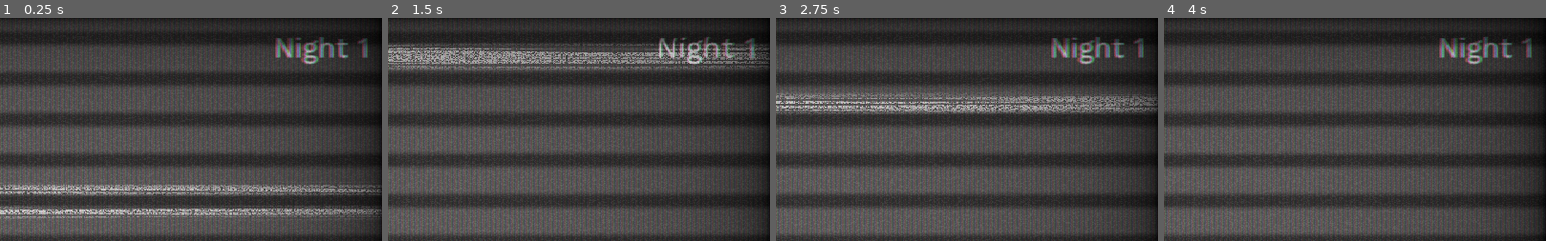
Above: before the commit, frames 1-4 (left to right).
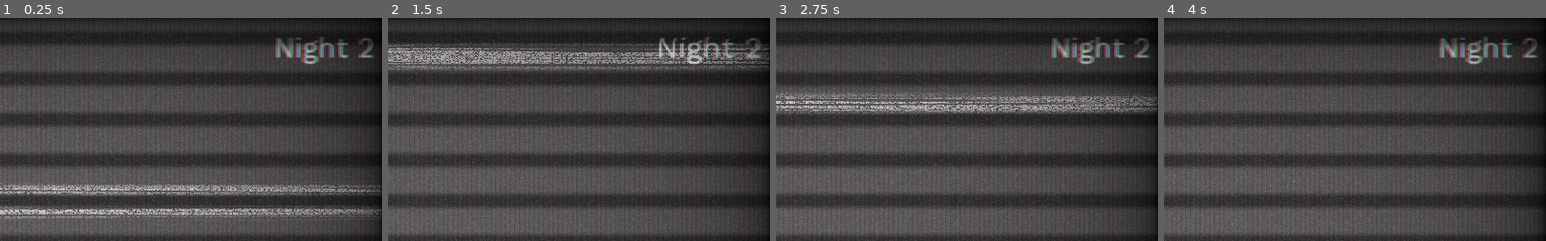
Above: after the commit, the same moments.

Repository: unhappystaek/Five-nights-at-REDACTED-s
Game: Godot game, scene res://scenes/actuall_scenes/Menu.tscn
Same seed, same stepped clock (60 frames per second), same inputs: the game is played once before the commit and once after it.
Inputs:
- Up to frame 1 (0.25 s): no input
- Up to frame 2 (1.5 s): click "New Game" at 0.5 s; click "New Game" at 1.25 s
- Up to frame 3 (2.75 s): click "Continue" at 2 s
- Up to frame 4 (4 s): click "Continue" at 2.75 s; click "New Game" at 3.5 s
The pictures show only the part of the screen within x 50-100%, y 0-50%; the shares and areas given below are measured in that part.

The runs differ from the first frame. In frame 1, 0.2% of the frame differs, in the area x 93-98%, y 8-18%; in frame 2, 0.2%; in frame 3, 0.2%; in frame 4, 0.2%.

Commit message:
starting office

Diff:
--- /dev/null
+++ b/scenes/actuall_scenes/Office.tscn
@@ -0,0 +1,139 @@
+[gd_scene load_steps=18 format=2]
+
+[ext_resource path="res://textures/office/walls/Concrete030_1K_Color.jpg" type="Texture" id=1]
+[ext_resource path="res://textures/office/Metal/Metal038_1K_Color.jpg" type="Texture" id=2]
+
+[sub_resource type="Environment" id=3]
+
+[sub_resource type="SpatialMaterial" id=5]
+albedo_texture = ExtResource( 1 )
+
+[sub_resource type="PlaneMesh" id=2]
+material = SubResource( 5 )
+size = Vector2( 6, 3 )
+
+[sub_resource type="SpatialMaterial" id=6]
+albedo_texture = ExtResource( 1 )
+
+[sub_resource type="SpatialMaterial" id=7]
+albedo_texture = ExtResource( 1 )
+
+[sub_resource type="PlaneMesh" id=4]
+material = SubResource( 7 )
+size = Vector2( 2, 3 )
+
+[sub_resource type="SpatialMaterial" id=8]
+albedo_texture = ExtResource( 1 )
+
+[sub_resource type="PlaneMesh" id=1]
+material = SubResource( 8 )
+size = Vector2( 6, 6 )
+
+[sub_resource type="SpatialMaterial" id=9]
+albedo_texture = ExtResource( 1 )
+
+[sub_resource type="SpatialMaterial" id=10]
+albedo_texture = ExtResource( 1 )
+
+[sub_resource type="SpatialMaterial" id=11]
+albedo_texture = ExtResource( 1 )
+
+[sub_resource type="SpatialMaterial" id=12]
+albedo_texture = ExtResource( 1 )
+
+[sub_resource type="SpatialMaterial" id=13]
+albedo_texture = ExtResource( 2 )
+
+[sub_resource type="PlaneMesh" id=14]
+
+[sub_resource type="SpatialMaterial" id=15]
+
+[node name="Office" type="Spatial"]
+
+[node name="Room" type="Spatial" parent="."]
+
+[node name="Camera" type="Camera" parent="Room"]
+transform = Transform( 1, 0, 0, 0, 0.978148, 0.207912, 0, -0.207912, 0.978148, 0, 2.13776, 2.37259 )
+environment = SubResource( 3 )
+fov = 60.0
+far = 20.0
+
+[node name="OmniLight" type="OmniLight" parent="Room"]
+transform = Transform( 1, 0, 0, 0, 1, 0, 0, 0, 1, 0, 1.70244, -0.328638 )
+light_color = Color( 1, 0.94902, 0.835294, 1 )
+light_energy = 0.5
+light_bake_mode = 2
+shadow_enabled = true
+
+[node name="walls" type="Spatial" parent="Room"]
+
+[node name="Wall1" type="MeshInstance" parent="Room/walls"]
+transform = Transform( 1, 0, 0, 0, -4.37114e-08, -1, 0, 1, -4.37114e-08, 0, 1.5, -3 )
+mesh = SubResource( 2 )
+skeleton = NodePath("../..")
+
+[node name="Wall3" type="MeshInstance" parent="Room/walls"]
+transform = Transform( -1, 8.74228e-08, 0, 3.82137e-15, 4.37114e-08, -1, -8.74228e-08, -1, -4.37114e-08, 0, 1.5, 3 )
+mesh = SubResource( 2 )
+skeleton = NodePath("../..")
+material/0 = SubResource( 6 )
+
+[node name="Wall4" type="MeshInstance" parent="Room/walls"]
+transform = Transform( -4.37114e-08, 1, -4.37114e-08, 0, -4.37114e-08, -1, -1, -4.37114e-08, 1.91069e-15, -3, 1.5, 2 )
+mesh = SubResource( 4 )
+skeleton = NodePath("../..")
+
+[node name="Wall5" type="MeshInstance" parent="Room/walls"]
+transform = Transform( -4.37114e-08, 1, -4.37114e-08, 0, -4.37114e-08, -1, -1, -4.37114e-08, 1.91069e-15, -3, 1.5, -2 )
+mesh = SubResource( 4 )
+skeleton = NodePath("../..")
+
+[node name="Wall6" type="MeshInstance" parent="Room/walls"]
+transform = Transform( -4.37114e-08, -1, 4.37114e-08, 0, -4.37114e-08, -1, 1, -4.37114e-08, 1.91069e-15, 3, 1.5, -2 )
+mesh = SubResource( 4 )
+skeleton = NodePath("../..")
+
+[node name="Wall7" type="MeshInstance" parent="Room/walls"]
+transform = Transform( -4.37114e-08, -1, 4.37114e-08, 0, -4.37114e-08, -1, 1, -4.37114e-08, 1.91069e-15, 3, 1.5, 2 )
+mesh = SubResource( 4 )
+skeleton = NodePath("../..")
+
+[node name="Floor" type="MeshInstance" parent="Room/walls"]
+mesh = SubResource( 1 )
+skeleton = NodePath("../..")
+
+[node name="Ceiling" type="MeshInstance" parent="Room/walls"]
+transform = Transform( -1, 8.74228e-08, 0, -8.74228e-08, -1, 0, 0, 0, 1, 0, 3, 0 )
+mesh = SubResource( 1 )
+skeleton = NodePath("../..")
+
+[node name="Door_left" type="Spatial" parent="Room"]
+
+[node name="Doorframe" type="Spatial" parent="Room/Door_left"]
+
+[node name="frame_bottom" type="CSGBox" parent="Room/Door_left/Doorframe"]
+transform = Transform( 0.1, 0, 0, 0, 0.1, 0, 0, 0, 1, -3.1, -0.1, 0 )
+material = SubResource( 9 )
+
+[node name="frame_left" type="CSGBox" parent="Room/Door_left/Doorframe"]
+transform = Transform( 0.1, 0, 0, 0, 1.5, 0, 0, 0, 0.1, -3.1, 1.5, 1.1 )
+material = SubResource( 10 )
+
+[node name="frame_right" type="CSGBox" parent="Room/Door_left/Doorframe"]
+transform = Transform( 0.1, 0, 0, 0, 1.5, 0, 0, 0, 0.1, -3.1, 1.5, -1.1 )
+material = SubResource( 11 )
+
+[node name="frame_top" type="CSGBox" parent="Room/Door_left/Doorframe"]
+transform = Transform( 0.1, 0, 0, 0, 0.1, 0, 0, 0, 1, -3.1, 3.1, 0 )
+material = SubResource( 12 )
+
+[node name="actuall_door_main" type="Spatial" parent="Room/Door_left"]
+
+[node name="actuall_door" type="CSGBox" parent="Room/Door_left/actuall_door_main"]
+transform = Transform( 0.1, 0, 0, 0, 1.5, 0, 0, 0, 1, -3.3, 1.5, 0 )
+material = SubResource( 13 )
+
+[node name="MeshInstance" type="MeshInstance" parent="Room/Door_left/actuall_door_main"]
+transform = Transform( -8.74228e-09, 1, 0, -0.2, -4.37114e-08, 0, 0, 0, 1, -3.199, 1, 0 )
+mesh = SubResource( 14 )
+material/0 = SubResource( 15 )
--- a/scripts/Menu.gd
+++ b/scripts/Menu.gd
@@ -26,10 +26,10 @@
 	if SaveSystem.night != 1:
 		get_tree().change_scene("res://scenes/actuall_scenes/New_game.tscn")
 	else:
-		get_tree().change_scene("res://scenes/actuall_scenes/New_game.tscn")
+		get_tree().change_scene("res://scenes/actuall_scenes/Office.tscn")
 
 func _on_continue_pressed():
-	pass # Replace with function body.
+	get_tree().change_scene("res://scenes/actuall_scenes/Office.tscn")
 
 
 func _on_quit_pressed():
--- a/scripts/Save_system.gd
+++ b/scripts/Save_system.gd
@@ -1,6 +1,6 @@
 extends Node
 
-var night = 1
+var night = 2
 
 
 var save_path = 'res://config.cfg'
Binary file added: textures/office/Metal/Metal038_1K_Color.jpg
Not shown, added: textures/office/Metal/Metal038_1K_Color.jpg.import
Binary file added: textures/office/Metal/Metal038_1K_Displacement.jpg
Not shown, added: textures/office/Metal/Metal038_1K_Displacement.jpg.import
Binary file added: textures/office/Metal/Metal038_1K_Metalness.jpg
Not shown, added: textures/office/Metal/Metal038_1K_Metalness.jpg.import
Binary file added: textures/office/Metal/Metal038_1K_NormalDX.jpg
Not shown, added: textures/office/Metal/Metal038_1K_NormalDX.jpg.import
Binary file added: textures/office/Metal/Metal038_1K_NormalGL.jpg
Not shown, added: textures/office/Metal/Metal038_1K_NormalGL.jpg.import
Binary file added: textures/office/Metal/Metal038_1K_Roughness.jpg
Not shown, added: textures/office/Metal/Metal038_1K_Roughness.jpg.import
(and 24 more such lines)
